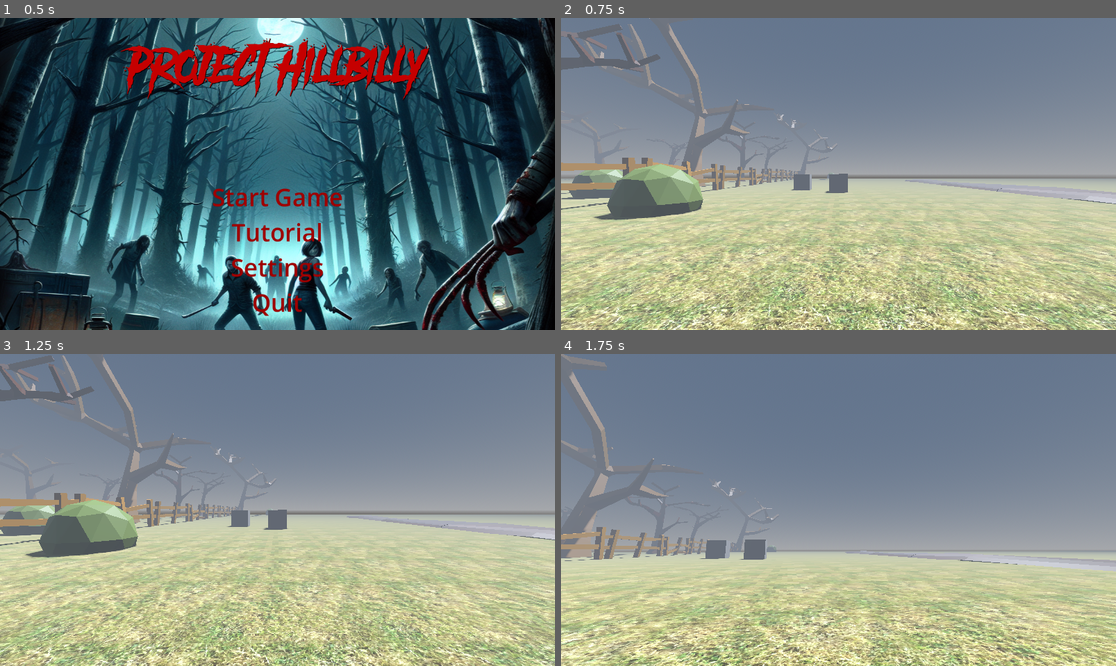
Above: before the commit, frames 1-4 (two rows, left to right).
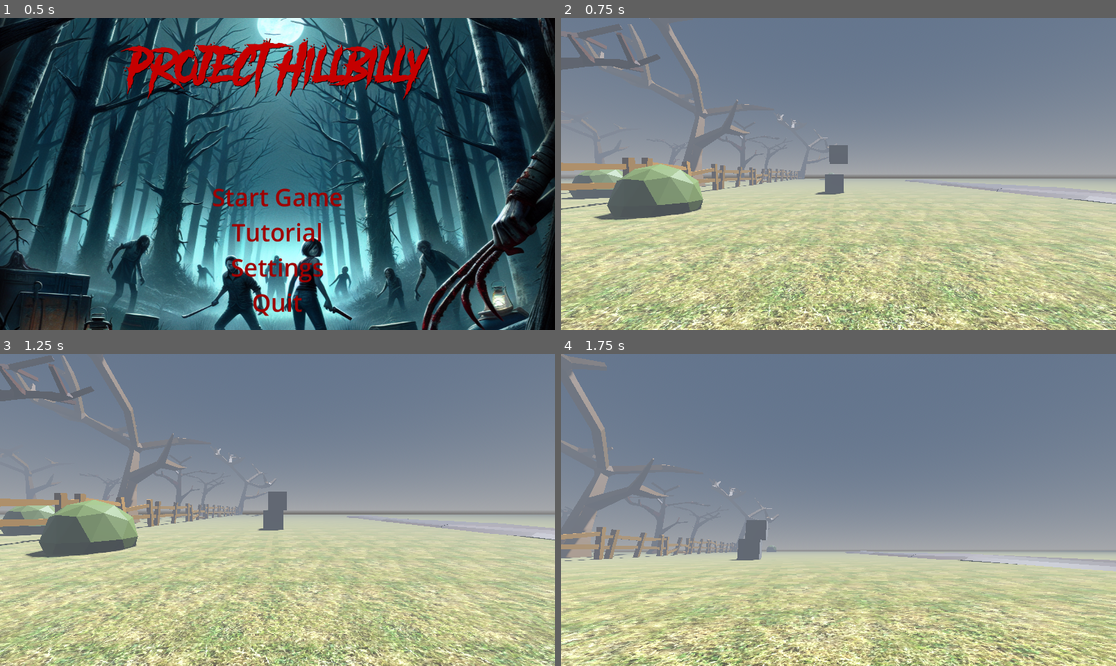
Above: after the commit, the same moments.

Repository: thedevbones/project-hillbilly
Game: Godot game, scene res://main_menu.tscn
The game is run twice, just before and just after one commit, with the same random seed, the same clock (stepped at 60 frames per second) and the same inputs.
Inputs (mouse positions are in pixels of both pictures, inside the frame that each line leads up to):
- Up to frame 1 (0.5 s): no input
- Up to frame 2 (0.75 s): click "Start Game" at 0.5 s
- Up to frame 3 (1.25 s): no input
- Up to frame 4 (1.75 s): move the mouse to (866, 510) at 1.27 s; hold D (walk_right) from 1.28 s (still down); hold Ctrl (crouch) from 1.28 s (still down); tap Space (jump) at 1.52 s

Frame 1 is identical in both runs. In frame 2, 0.5% of the frame differs, in the area x 41-52%, y 40-57%; in frame 3, 0.5%; in frame 4, 0.6%, in the area x 25-38%, y 53-67%.

Commit message:
Fixed steps while not on floor

Diff:
--- a/Player.gd
+++ b/Player.gd
@@ -20,7 +20,7 @@
 var falling = false
 
 # Collision variables
-var push_force = 5.0
+var push_force = 8.0
 
 func _ready():
 	# Capture the mouse
@@ -119,7 +119,6 @@
 
 
 func _on_step_timer_timeout():
-	if (get_velocity().length() > 0 and is_on_floor()) or is_moving:
-		print("from timeout")
+	if is_moving and is_on_floor():
 		$StepAudio.pitch_scale = randf_range(0.8, 1.2)
 		$StepAudio.play()
--- a/test_box.tscn
+++ b/test_box.tscn
@@ -1,8 +1,11 @@
-[gd_scene load_steps=3 format=3 uid="uid://nuhi0p5jxjeg"]
+[gd_scene load_steps=4 format=3 uid="uid://nuhi0p5jxjeg"]
 
 [sub_resource type="BoxShape3D" id="BoxShape3D_rr7hk"]
 
+[sub_resource type="ShaderMaterial" id="ShaderMaterial_seqbh"]
+
 [sub_resource type="BoxMesh" id="BoxMesh_ym03q"]
+material = SubResource("ShaderMaterial_seqbh")
 
 [node name="TestBox" type="RigidBody3D"]
 
--- a/world.tscn
+++ b/world.tscn
@@ -274,13 +274,13 @@
 autoplay = true
 
 [node name="TestBox" parent="." instance=ExtResource("13_prqsq")]
-transform = Transform3D(0.999991, -0.00417132, 0, 0.00417132, 0.999991, 0, 0, 0, 1, -32.9867, 0.5, -12.2052)
+transform = Transform3D(0.999991, -0.00417132, 0, 0.00417132, 0.999991, 0, 0, 0, 1, -32.9867, 2.20049, -12.2052)
 collision_mask = 3
 mass = 25.0
 lock_rotation = true
 
 [node name="TestBox2" parent="." instance=ExtResource("13_prqsq")]
-transform = Transform3D(1, 0, 0, 0, 1, 0, 0, 0, 1, -35.268, 0.5, -13.909)
+transform = Transform3D(1, 0, 0, 0, 1, 0, 0, 0, 1, -33.2116, 0.5, -11.8252)
 mass = 25.0
 lock_rotation = true
 
